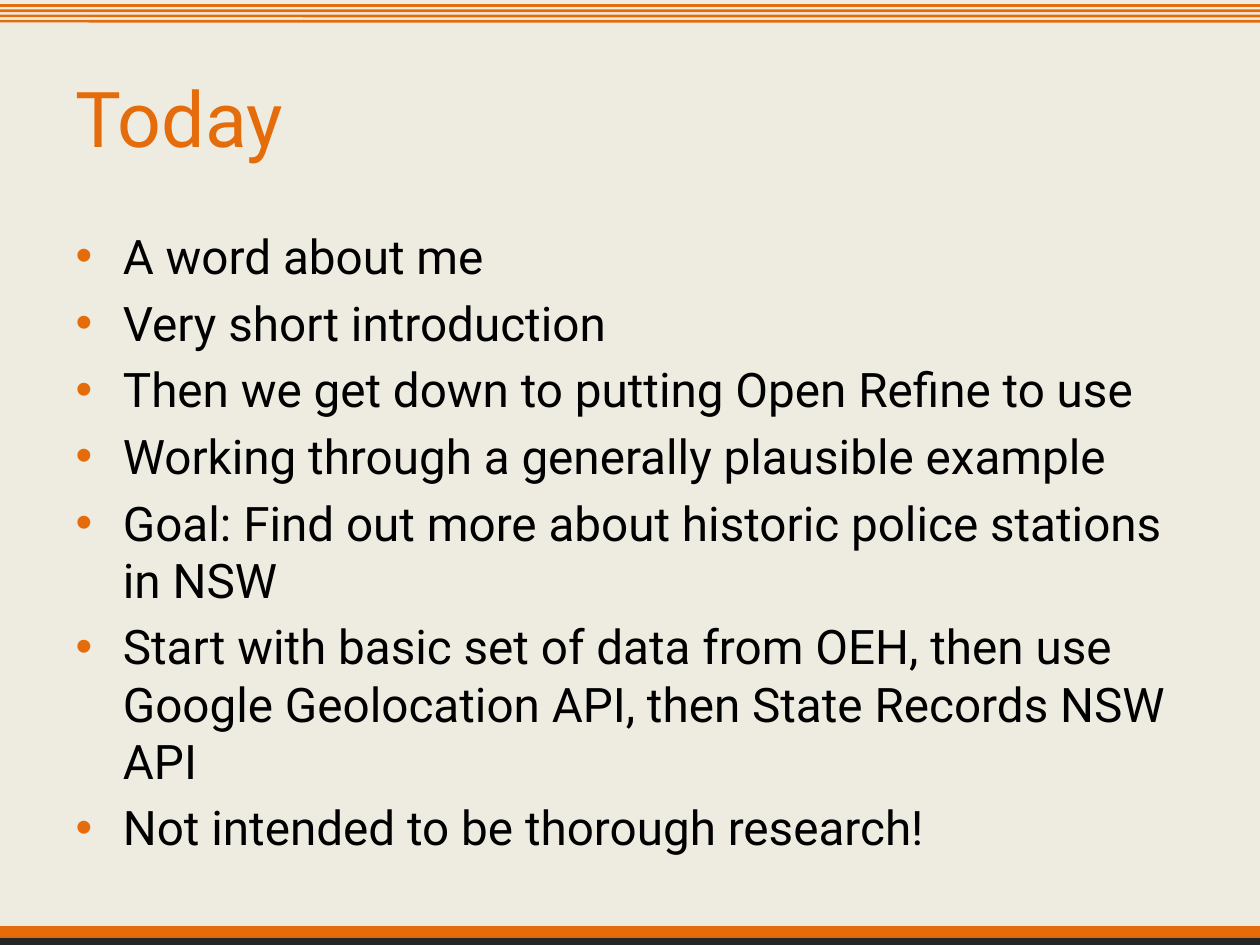
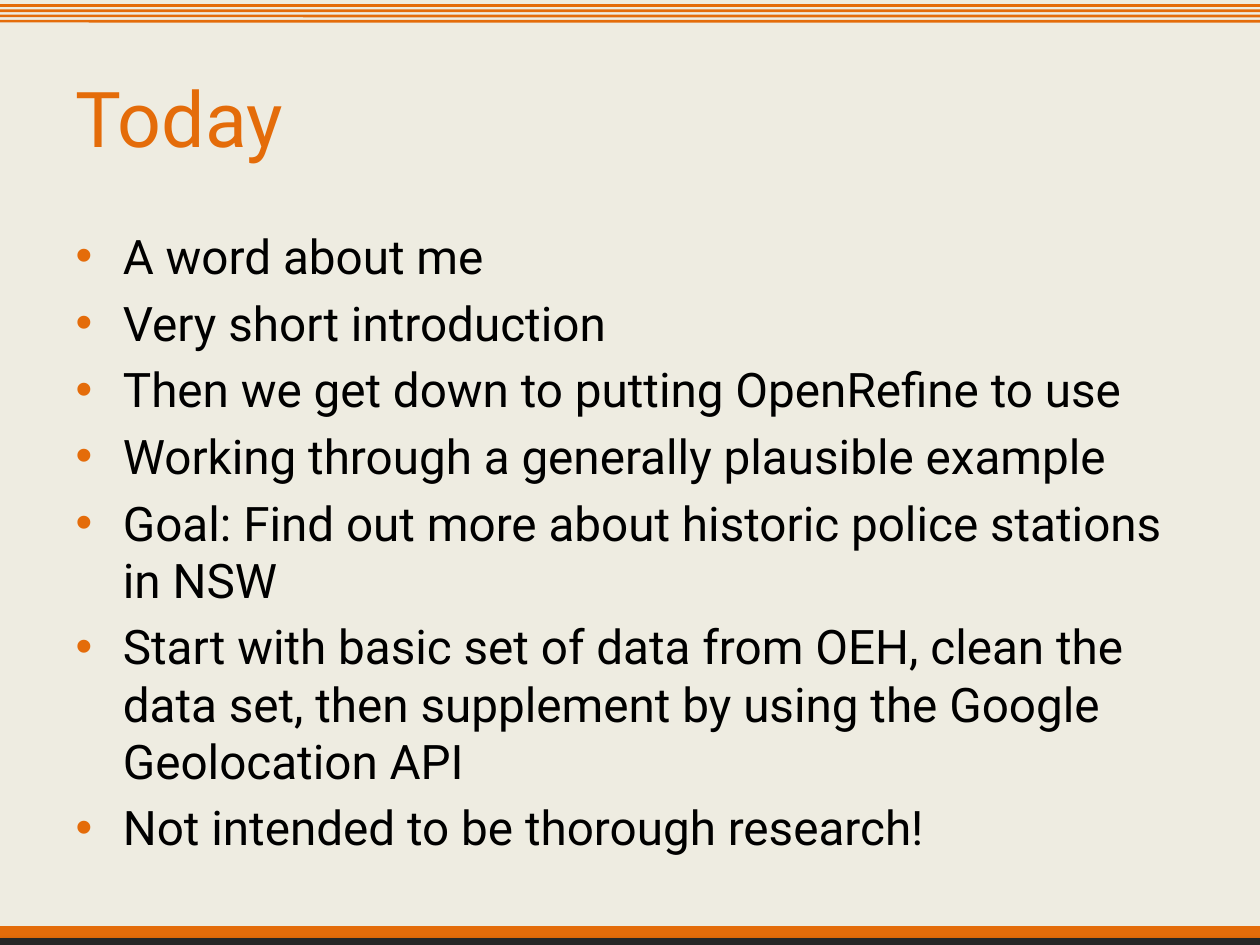
Before and after one commit to IntersectAustralia/TrainingMaterials, a slide deck: slide 2 of or/Slides.pptx. Drawn at 1260x945 pixels with LibreOffice and Linux fonts; fonts in the diff are those of the drawing; background and template pictures are left out. Boxes give left, top, right and bottom in pixels: in the first picture for what was removed or moved away, otherwise in the second. Text is boxed around its words. In the diff, an @@ line names an element or a change of style, - is before the commit and + after.

```diff
--- a/or/Slides.pptx
+++ b/or/Slides.pptx
@@ text at box(123, 370, 1121, 417): spaces changed @@
-• Then we get down to putting Open Refine to use
+• Then we get down to putting OpenRefine to use
@@ text at box(123, 627, 1123, 780): text changed @@
-• Start with basic set of data from OEH, then use Google Geolocation API, then State Records NSW API
+• Start with basic set of data from OEH, clean the data set, then supplement by using the Google Geolocation API
```
Also in this commit, not shown: 2 other slides changed, 4 other files.
